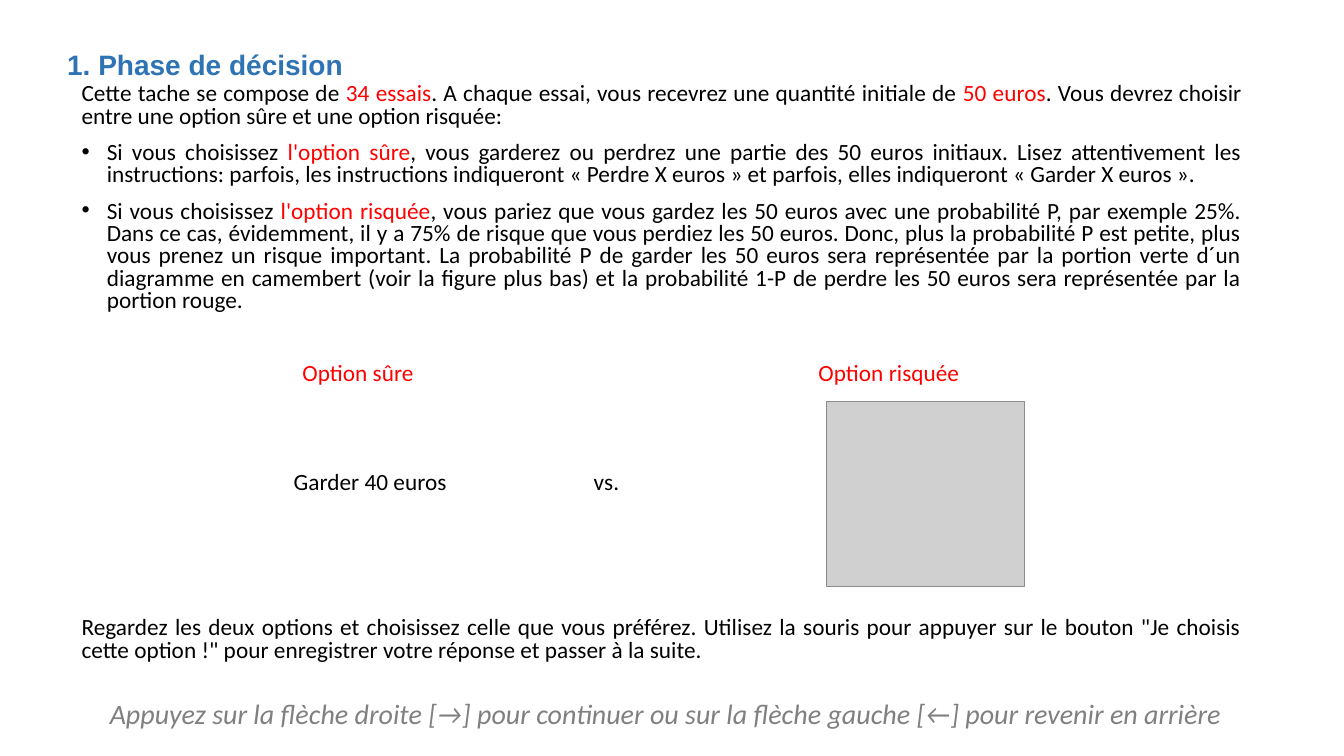
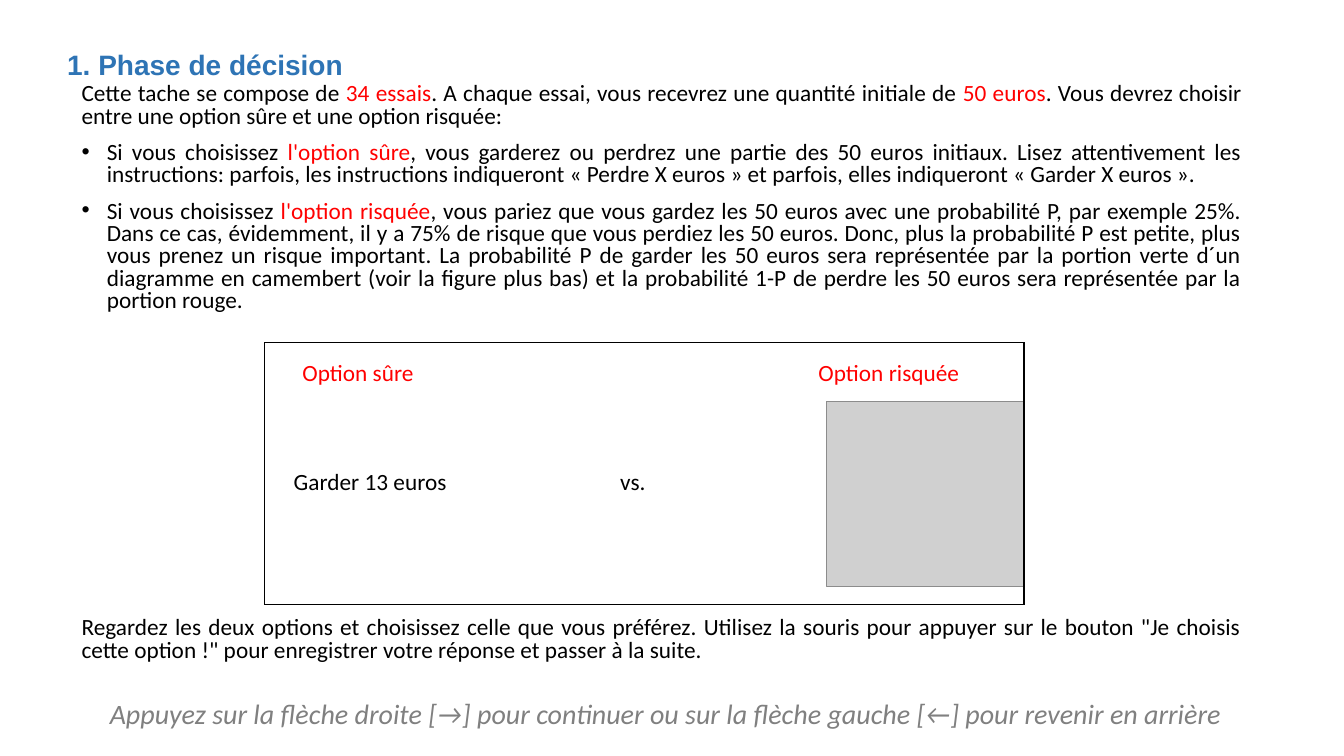
Before and after one commit to MBB-team/Online_Testing, a slide deck: slide 4 of DPD_task/stimuli/instructions/instructionsDPD.pptx. Drawn at 1344x756 pixels with LibreOffice and Linux fonts; fonts in the diff are those of the drawing; grey boxes stand for pictures. Boxes give left, top, right and bottom in pixels: in the first picture for what was removed or moved away, otherwise in the second. Text is boxed around its words. In the diff, an @@ line names an element or a change of style, - is before the commit and + after.

```diff
--- a/DPD_task/stimuli/instructions/instructionsDPD.pptx
+++ b/DPD_task/stimuli/instructions/instructionsDPD.pptx
@@ rectangle added at (265, 343, 1024, 605), outline #000000 1 pt @@
@@ text at (294, 474, 645, 490): text changed @@
-Garder 40 euros vs.
+Garder 13 euros vs.
```
Also in this commit, not shown: 1 other slide changed, 4 slides added, 10 other files.
